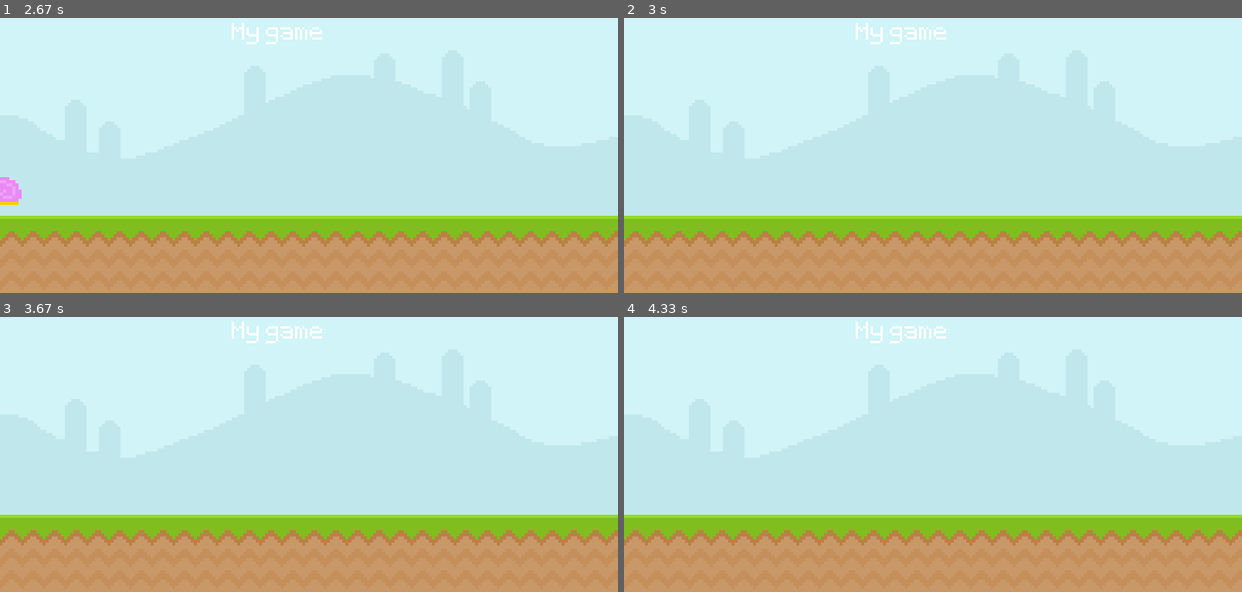
Above: before the commit, frames 1-4 (two rows, left to right).
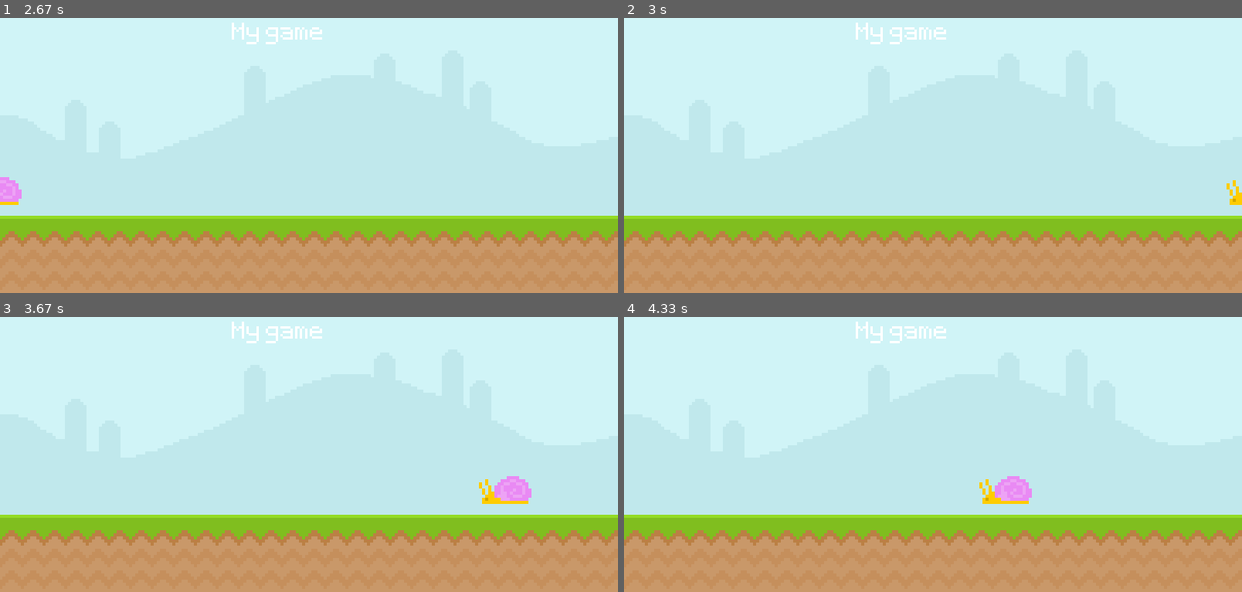
Above: after the commit, the same moments.

Repository: IvanNakov10/Pygame
Game: pygame game, started from pygame.py
Two runs of this game, one before a commit and one after it. Both use one fixed random seed, a clock stepped at 60 frames per second and the inputs below.
Inputs:
- Up to frame 1 (2.67 s): no input
- Up to frame 2 (3 s): no input
- Up to frame 3 (3.67 s): no input
- Up to frame 4 (4.33 s): no input

Frame 1 is identical in both runs. In frame 2, 0.1% of the frame differs, in the area x 97-100%, y 58-68%; in frame 3, 0.6%, in the area x 77-86%, y 57-68%; in frame 4, 0.6%.

Commit message:
returns snail to far right

Diff:
--- a/pygame.py
+++ b/pygame.py
@@ -21,6 +21,8 @@
     Screen.blit(ground,(0,300))
     Screen.blit(text_surface,(300,50))
     snail_x_pos -= 4
+    if snail_x_pos <= -100:
+        snail_x_pos = 800
     Screen.blit(snail,(snail_x_pos,250))
     pygame.display.update()
     clock.tick(60)
